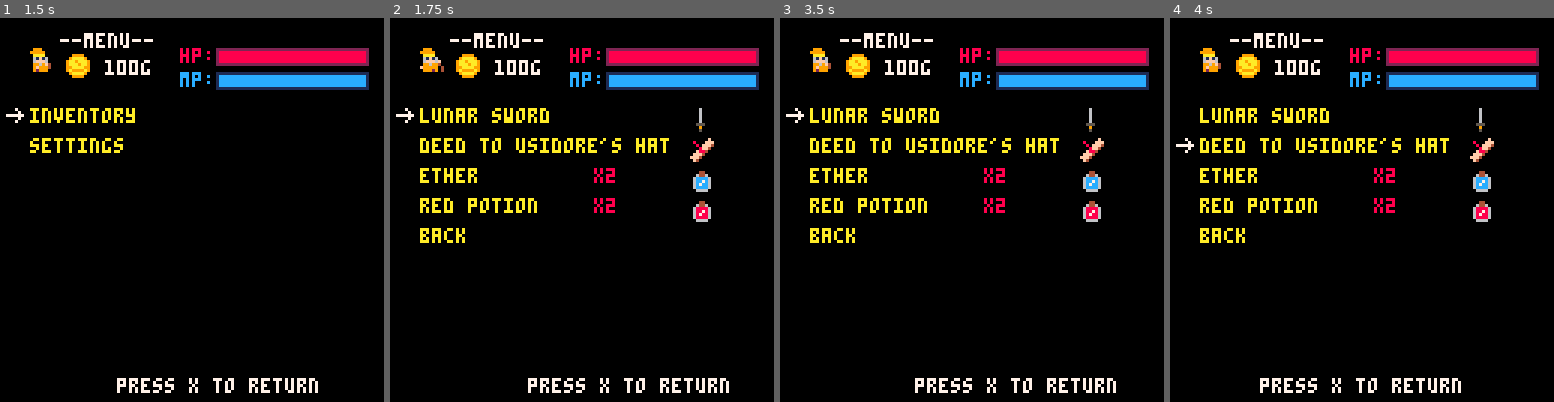
Above: before the commit, frames 1-4 (left to right).
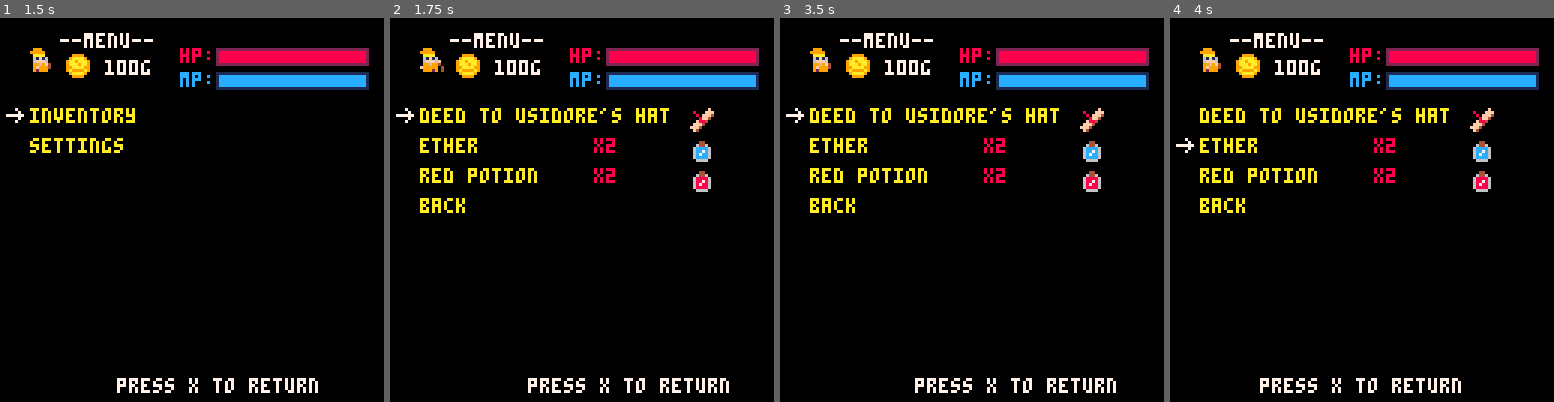
Above: after the commit, the same moments.

Repository: bigbadbones/cannsjourney
Game: PICO-8 cartridge foon.p8
The game is run twice, just before and just after one commit, with the same random seed, the same clock (stepped at 60 frames per second) and the same inputs.
Inputs:
- Up to frame 1 (1.5 s): tap X (X key) at 0.33, 1.07 s; tap O (Z key) at 0.7 s
- Up to frame 2 (1.75 s): hold Right from 1.6 s (still down); tap O (Z key) at 1.7 s
- Up to frame 3 (3.5 s): tap X (X key) at 1.85, 2.97 s; release Right at 2.1 s; tap O (Z key) every 0.4 s from 2.1 to 3.3 s; hold Up 2.15-2.42 s; hold Right 2.47-3.03 s; hold Left from 3.08 s (still down)
- Up to frame 4 (4 s): release Left at 3.58 s; hold Down 3.63-3.97 s; tap O (Z key) at 3.7 s

Frame 1 is identical in both runs. In frame 2, 4.1% of the frame differs, in the area x 7-85%, y 23-59%; in frame 3, 4.1%; in frame 4, 4.1%.

Commit message:
cave levels now map elements, added chests

Diff:
--- a/foon.p8
+++ b/foon.p8
@@ -50,13 +50,11 @@
  menuscreen[2].len = 3
  menuscreen[2].text =
  {
- {"lunar sword",0},
  {"deed to usidore's hat",0},
  {"back",1}
  }
  menuscreen[2].icons =
  {
- 68,
  84
  }
 
@@ -142,8 +140,6 @@
 end
 
 function isblocked(x,y)
- -- local tilex = ((x-(x % 8) ) / 8)
-  --local tiley = ((y-(y % 8) ) / 8)
  	if (fget(mget(((x-(x % 8) ) / 8),((y-(y % 8) ) / 8)) , 0)) then
  	 return true
  	end
@@ -1096,18 +1092,26 @@
 cavelevels ={}
 function init_cavelems()
 
- for n=1,nr_of_cavelevels do
+ for n=1,nr_of_cavelevels-1 do
   add(cavelevels,{})
   cavelevels[n].nr_of_elems = 4
 		cavelevels[n].elems ={}
 		cavelevels[n].elems =
 		{
-		{67,(caveids[n][1]+7)*8,(caveids[n][2]+15)*8,"exit",1,false},
-		{67,(caveids[n][1]+8)*8,(caveids[n][2]+15)*8,"exit",1,false},
+		{67,(caveids[n][1]+7)*8,(caveids[n][2]+15)*8,"exit",n-1,false},
+		{67,(caveids[n][1]+8)*8,(caveids[n][2]+15)*8,"exit",n-1,false},
 		{101,(caveids[n][1]+7)*8,(caveids[n][2])*8,"cave",n+1,false},
 		{102,(caveids[n][1]+8)*8,(caveids[n][2])*8,"cave",n+1,false}
 		}
  end
+ add(cavelevels,{})
+ cavelevels[4].nr_of_elems = 2
+	cavelevels[4].elems ={}
+	cavelevels[4].elems =
+		{
+		{67,(caveids[4][1]+7)*8,(caveids[4][2]+15)*8,"exit",3,false},
+		{67,(caveids[4][1]+8)*8,(caveids[4][2]+15)*8,"exit",3,false}
+ }
 end
 
 
@@ -1426,16 +1430,13 @@
   levelid = 8
   teleport("town")
  elseif xywithin(x,y,outside_cave) then
-  levelid = 1
+ levelid = 1
   teleport("cave")
  end
-
-end
-
+end
 
 
 function drawmap()
-
  if world == "overworld" then
   	map(0, 0,mapxoffset, mapyoffset, 128, 64 )
 			if mapnames_enabled then
@@ -1530,6 +1531,8 @@
   icon=124
  elseif name == "health potion" then
   icon=125
+ elseif name == "lunar sword" then
+  icon=068
  end
  return icon
 end
@@ -1582,7 +1585,7 @@
 
 
 function initnpcs()
- nr_of_npcs = 13
+ nr_of_npcs = 14
  npcs ={}
  intersecting = {}
  for n=1,nr_of_npcs+copycount do
@@ -1800,20 +1803,40 @@
  }
   --mimic
  npcs[13].frames = {78}
- npcs[13].x= 120*8
- npcs[13].y= 25*8
+ npcs[13].x= 103*8
+ npcs[13].y= 54*8
  npcs[13].world = "cave"
  npcs[13].name = "mimic"
- npcs[13].level = 2
- npcs[13].lvlid = 2
+ npcs[13].lvlid = 4
  npcs[13].path={
- {120*8,25*8}
+ {103*8,54*8}
  }
+
+  --mimic
+ npcs[14].frames = {78}
+ npcs[14].x= 108*8
+ npcs[14].y= 54*8
+ npcs[14].world = "cave"
+ npcs[14].name = "mimic"
+ npcs[14].interact = "chest"
+ npcs[14].item = "lunar sword"
+ npcs[14].lvlid = 4
+ npcs[14].path={
+ {108*8,54*8}
+ }
+
+
  end
 
 function openshop()
  menuid = 4
  gamestate = 2
+end
+
+function openchest(item)
+ additem(item)
+ dialogue = "you found a "..item
+ gamestate = 5
 end
 
 function updatenpcs()
@@ -1857,7 +1880,8 @@
    drawsprite(93,n.x+6,n.y-8,false)
   elseif n.interact == "talk" then
   drawsprite(109,n.x+6,n.y-8,false)
-  elseif n.interact =="shop" then
+  elseif( n.interact =="shop") or
+   ( n.interact =="chest")then
   drawsprite(77,n.x+6,n.y-8,false)
   end
 
@@ -1878,6 +1902,11 @@
   elseif n.interact =="shop" then
  	  sfx(26)
  	  openshop()
+ 	elseif n.interact =="chest" then
+ 	  n.frames = {79}
+ 	  n.interact = ""
+ 	  sfx(27)
+ 	  openchest(n.item)
  	end
  end
 end
Not shown, changed: page.js
